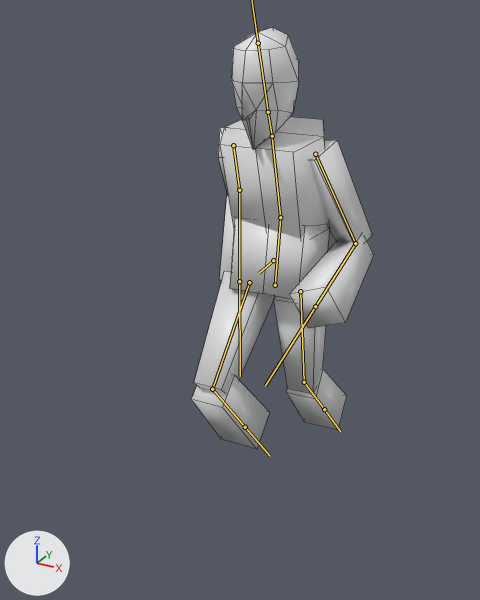
A saved change to the FBX model Assets/Models/Character.fbx.
The view is the same before and after, from a 50 mm camera at (0.895, -1.879, 1.643) aimed at (-0.061, -0.141, 0.774). The axes (+X, +Y, +Z) are drawn at lower left. The lights are the same throughout. Both versions are drawn at frame 66 of the action 'Character_AR|Character_Run_F'; the numbers are the values there. The bones that bend it are drawn over the model as lines. Mesh edges are drawn as thin lines.

Names of what the first picture shows: 'Character_ME'.
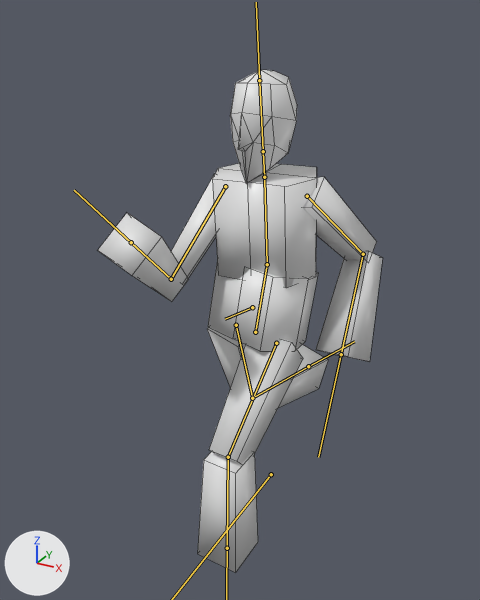
Diff of the bpy script that builds the scene:
```diff
--- a/Assets/Models/Character.fbx.py
+++ b/Assets/Models/Character.fbx.py
@@ bone_origin @@
 bone_origin = bpy.data.objects['Character_AR'].pose.bones['Origin']  # child of 'MoveCompensate'
-bone_origin.location = (0.0, 0.0, 0.008)
-bone_origin.rotation_quaternion = (0.999, 0.0, 0.0, 0.037)  # degrees (0, 0, 4)
+bone_origin.location = (0.011, 0.127, -0.114)
+bone_origin.rotation_quaternion = (0.99, 0.0, 0.0, -0.14)  # degrees (0, 0, -16)
@@ bone_waist @@
 bone_waist = bpy.data.objects['Character_AR'].pose.bones['Waist']  # child of 'Origin'
-bone_waist.rotation_quaternion = (0.996, -0.085, 0.0, 0.0)  # degrees (-10, 0, 0)
+bone_waist.rotation_quaternion = (0.994, -0.106, -0.001, -0.002)  # degrees (-12, 0, 0)
@@ bone_chest @@
 bone_chest = bpy.data.objects['Character_AR'].pose.bones['Chest']  # child of 'Waist'
-bone_chest.rotation_quaternion = (0.974, 0.223, -0.037, 0.001)  # degrees (26, -4, -1)
+bone_chest.rotation_quaternion = (0.982, 0.13, 0.136, 0.023)  # degrees (16, 15, 5)
@@ bone_arm1_l @@
 bone_arm1_l = bpy.data.objects['Character_AR'].pose.bones['Arm1.l']  # child of 'Chest'
-bone_arm1_l.rotation_quaternion = (0.896, -0.403, 0.183, -0.031)  # degrees (-50, 18, -12)
+bone_arm1_l.rotation_quaternion = (0.856, -0.379, 0.25, 0.247)  # degrees (-42, 38, 17)
@@ bone_arm2_l @@
 bone_arm2_l = bpy.data.objects['Character_AR'].pose.bones['Arm2.l']  # child of 'Arm1.l'
-bone_arm2_l.rotation_quaternion = (0.669, 0.17, -0.091, -0.717)  # degrees (21, 7, -93)
+bone_arm2_l.rotation_quaternion = (0.801, -0.034, -0.003, -0.597)  # degrees (-3, -3, -73)
@@ bone_arm1_r @@
 bone_arm1_r = bpy.data.objects['Character_AR'].pose.bones['Arm1.r']  # child of 'Chest'
-bone_arm1_r.rotation_quaternion = (0.847, -0.405, -0.31, -0.151)  # degrees (-51, -40, 0)
+bone_arm1_r.rotation_quaternion = (0.88, -0.316, -0.005, 0.353)  # degrees (-35, 12, 40)
@@ bone_arm2_r @@
 bone_arm2_r = bpy.data.objects['Character_AR'].pose.bones['Arm2.r']  # child of 'Arm1.r'
-bone_arm2_r.rotation_quaternion = (0.752, -0.024, -0.003, 0.658)  # degrees (-2, 2, 82)
+bone_arm2_r.rotation_quaternion = (0.675, 0.157, 0.082, 0.716)  # degrees (19, -7, 92)
@@ bone_leg1_l @@
 bone_leg1_l = bpy.data.objects['Character_AR'].pose.bones['Leg1.l']  # child of 'Origin'
-bone_leg1_l.rotation_quaternion = (0.996, 0.004, -0.002, 0.086)  # degrees (0, 0, 10)
+bone_leg1_l.rotation_quaternion = (0.91, 0.028, -0.126, -0.395)  # degrees (9, -12, -48)
@@ bone_leg2_l @@
 bone_leg2_l = bpy.data.objects['Character_AR'].pose.bones['Leg2.l']  # child of 'Leg1.l'
-bone_leg2_l.rotation_quaternion = (0.955, 0.005, -0.001, 0.297)  # degrees (0, 0, 35)
+bone_leg2_l.rotation_quaternion = (0.909, 0.0, 0.0, 0.417)  # degrees (0, 0, 49)
@@ bone_leg1_r @@
 bone_leg1_r = bpy.data.objects['Character_AR'].pose.bones['Leg1.r']  # child of 'Origin'
-bone_leg1_r.rotation_quaternion = (0.92, 0.004, 0.009, 0.393)  # degrees (1, 1, 46)
+bone_leg1_r.rotation_quaternion = (0.984, 0.056, 0.001, -0.169)  # degrees (6, 1, -19)
@@ bone_leg2_r @@
 bone_leg2_r = bpy.data.objects['Character_AR'].pose.bones['Leg2.r']  # child of 'Leg1.r'
-bone_leg2_r.rotation_quaternion = (0.732, 0.0, 0.0, -0.681)  # degrees (0, 0, -86)
+bone_leg2_r.rotation_quaternion = (0.844, 0.057, 0.018, -0.533)  # degrees (4, 5, -64)
```

Location of each change, [x1, y1, x2, y2] in pixels of the pictures (480 x 600 px):
'Character_ME', posed (56% wider, 19% taller)
    before: [192, 27, 374, 449]
    after: [98, 70, 382, 573]
bone 'Origin', root to tip
    before: (273, 260) to (259, 273)
    after: (252, 307) to (225, 319)
bone 'Waist', root to tip
    before: (275, 285) to (280, 217)
    after: (255, 332) to (267, 264)
bone 'Chest', root to tip
    before: (280, 217) to (272, 137)
    after: (267, 264) to (264, 178)
bone 'Arm1.l', root to tip
    before: (315, 154) to (355, 243)
    after: (307, 196) to (363, 254)
bone 'Arm2.l', root to tip
    before: (355, 243) to (315, 306)
    after: (363, 254) to (341, 354)
bone 'Arm1.r', root to tip
    before: (233, 145) to (239, 190)
    after: (225, 186) to (171, 279)
bone 'Arm2.r', root to tip
    before: (239, 190) to (239, 281)
    after: (171, 279) to (131, 242)
bone 'Leg1.l', root to tip
    before: (300, 291) to (304, 382)
    after: (276, 343) to (228, 457)
bone 'Leg2.l', root to tip
    before: (304, 382) to (324, 409)
    after: (228, 457) to (227, 548)
bone 'Leg1.r', root to tip
    before: (249, 282) to (212, 389)
    after: (236, 325) to (252, 398)
bone 'Leg2.r', root to tip
    before: (212, 389) to (245, 427)
    after: (252, 398) to (308, 366)
